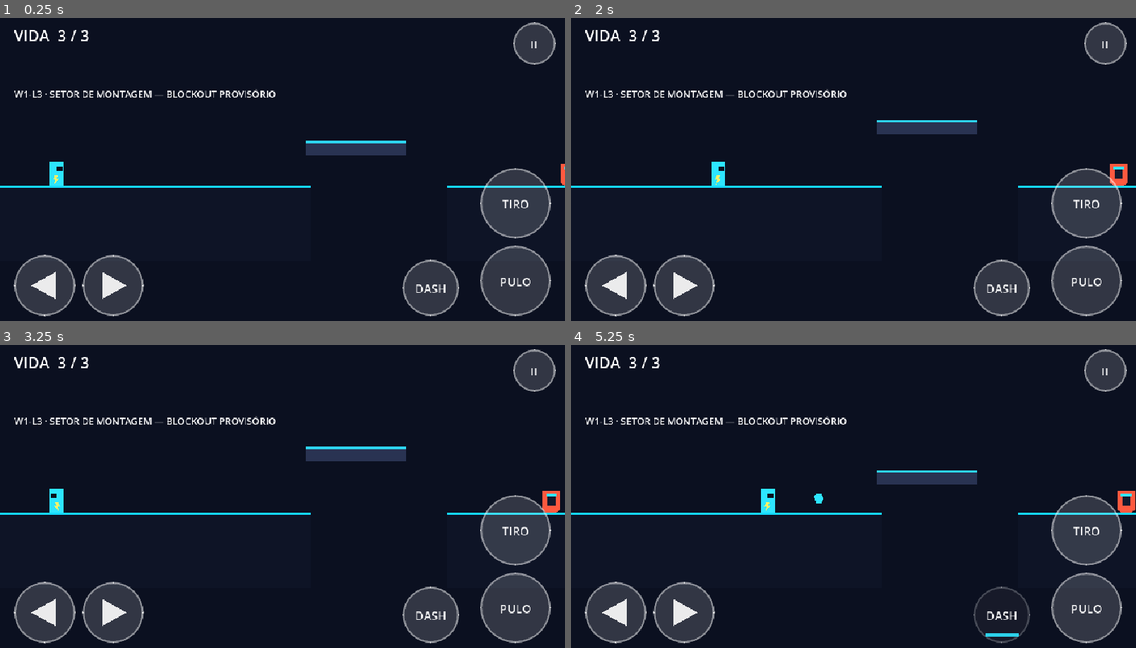
Above: before the commit, frames 1-4 (two rows, left to right).
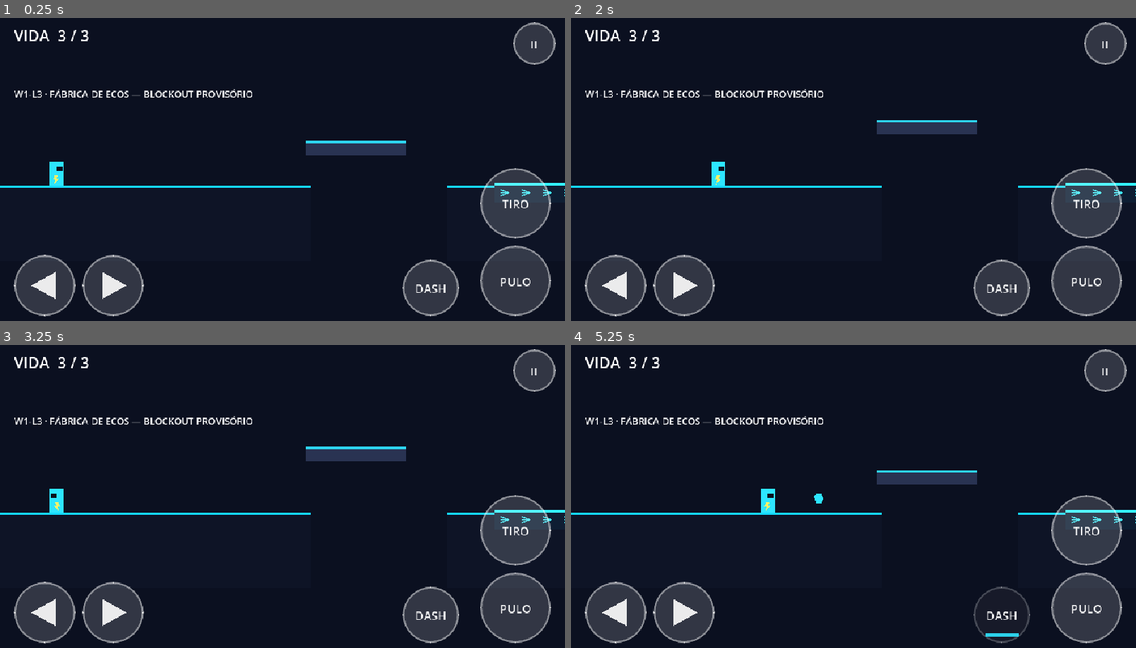
Above: after the commit, the same moments.

Repository: jyanzy19-yml/new-bolt-aventura
Game: Godot game, scene res://scenes/campaign/cybercore_w1_l3.tscn
The game is run twice, just before and just after one commit, with the same random seed, the same clock (stepped at 60 frames per second) and the same inputs. This scene is started directly instead of the project's main scene.
Inputs (mouse positions are in pixels of both pictures, inside the frame that each line leads up to):
- Up to frame 1 (0.25 s): no input
- Up to frame 2 (2 s): tap Enter at 0.5 s; move the mouse to (977, 154) at 0.52 s; hold D (move_right) 0.53-1.25 s; tap J (attack) at 0.6 s; click (977, 154) at 0.67 s; tap Space (jump) at 0.77 s; drag from (740, 187) to (915, 172) at 1.27 s
- Up to frame 3 (3.25 s): move the mouse to (339, 429) at 2.02 s; hold A (move_left) 2.03-2.75 s; tap E (interact) at 2.1 s; drag from (254, 563) to (113, 451) at 2.77 s
- Up to frame 4 (5.25 s): move the mouse to (1023, 544) at 3.52 s; hold D (move_right) 3.53-4.25 s; tap Shift (dash) at 3.6 s; tap Space (jump) at 3.77 s; drag from (684, 451) to (768, 420) at 4.27 s; move the mouse to (881, 499) at 5.02 s; hold D (move_right) from 5.03 s (still down); tap J (attack) at 5.1 s; click (881, 499) at 5.17 s

The runs differ from the first frame. In frame 1, 1.0% of the frame differs, in the area x 8-100%, y 23-59%; in frame 2, 1.1%; in frame 3, 1.1%; in frame 4, 1.1%.

Commit message:
feat(w1-l3): add directional conveyor belts and press hazards

Diff:
--- a/scenes/campaign/cybercore_w1_l3.tscn
+++ b/scenes/campaign/cybercore_w1_l3.tscn
@@ -7,6 +7,8 @@
 [ext_resource type="PackedScene" path="res://scenes/levels/checkpoint.tscn" id="5_checkpoint"]
 [ext_resource type="PackedScene" path="res://scenes/enemies/cybercore_patrol_enemy.tscn" id="6_enemy"]
 [ext_resource type="PackedScene" path="res://scenes/world/moving_platform.tscn" id="7_moving_platform"]
+[ext_resource type="PackedScene" path="res://scenes/world/conveyor_belt.tscn" id="8_conveyor"]
+[ext_resource type="PackedScene" path="res://scenes/levels/industrial_press.tscn" id="9_press"]
 
 [sub_resource type="RectangleShape2D" id="KillShape"]
 size = Vector2(3000, 180)
@@ -56,6 +58,20 @@
 travel_duration = 3.0
 endpoint_pause = 0.45
 
+[node name="ConveyorBeltA" parent="Geometry" instance=ExtResource("8_conveyor")]
+position = Vector2(840, -4)
+size = Vector2(220, 32)
+surface_speed = 110.0
+fill_color = Color(0.055, 0.12, 0.2, 1)
+top_color = Color(0.2, 0.95, 1, 1)
+
+[node name="ConveyorBeltB" parent="Geometry" instance=ExtResource("8_conveyor")]
+position = Vector2(1680, -4)
+size = Vector2(220, 32)
+surface_speed = -95.0
+fill_color = Color(0.055, 0.12, 0.2, 1)
+top_color = Color(0.2, 0.95, 1, 1)
+
 [node name="SpawnPoint" type="Marker2D" parent="."]
 unique_name_in_owner = true
 position = Vector2(96, -24)
@@ -75,6 +91,18 @@
 [node name="Hud" parent="." instance=ExtResource("4_hud")]
 unique_name_in_owner = true
 
+[node name="IndustrialPressA" parent="." instance=ExtResource("9_press")]
+position = Vector2(1160, 0)
+warning_duration = 1.1
+active_duration = 0.32
+recovery_duration = 1.25
+
+[node name="IndustrialPressB" parent="." instance=ExtResource("9_press")]
+position = Vector2(1980, 0)
+warning_duration = 0.9
+active_duration = 0.3
+recovery_duration = 1.35
+
 [node name="Checkpoint" parent="." instance=ExtResource("5_checkpoint")]
 unique_name_in_owner = true
 position = Vector2(1650, -32)
@@ -88,6 +116,11 @@
 
 [node name="CollisionShape2D" type="CollisionShape2D" parent="KillZone"]
 shape = SubResource("KillShape")
+
+[node name="ControlTowerNote" type="Label" parent="."]
+position = Vector2(1980, -168)
+theme_override_font_sizes/font_size = 16
+text = "TORRE DE CONTROLE · DESATIVAR A LINHA DE MONTAGEM"
 
 [node name="Goal" type="Area2D" parent="."]
 unique_name_in_owner = true
@@ -105,4 +138,4 @@
 [node name="LevelNote" type="Label" parent="."]
 position = Vector2(24, -168)
 theme_override_font_sizes/font_size = 16
-text = "W1-L3 · SETOR DE MONTAGEM — BLOCKOUT PROVISÓRIO"
+text = "W1-L3 · FÁBRICA DE ECOS — BLOCKOUT PROVISÓRIO"
Not shown: 1 places in scenes/campaign/cybercore_w1_l3.tscn that only renumber resources
